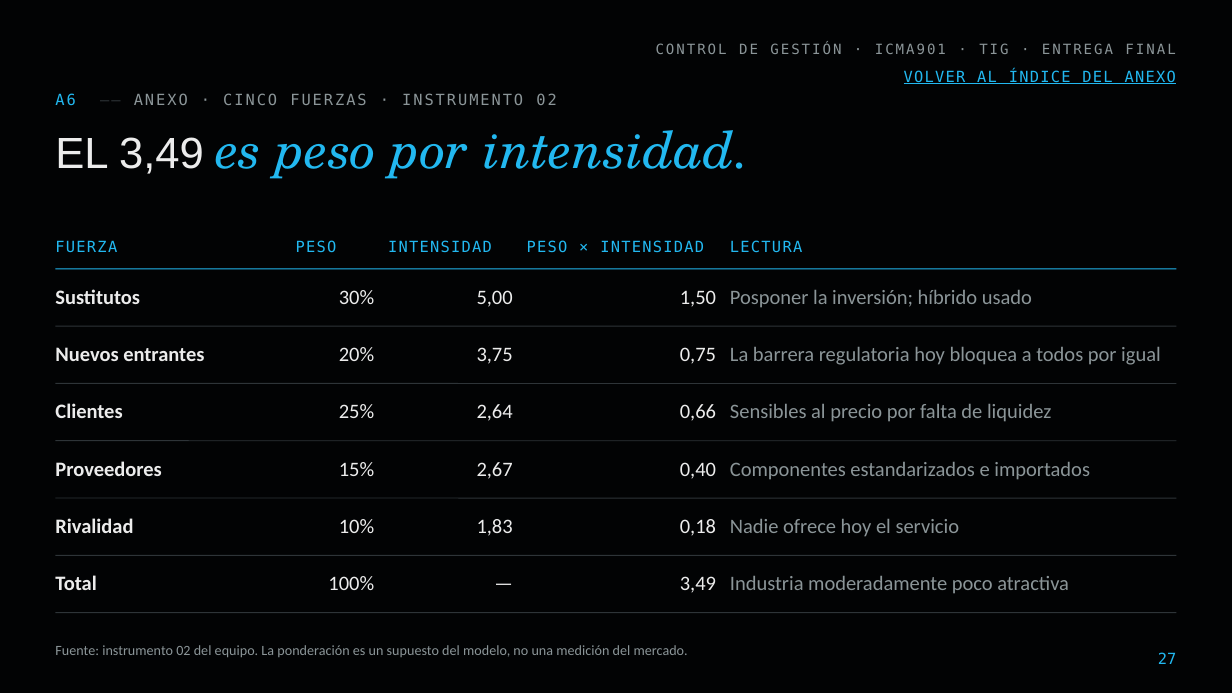
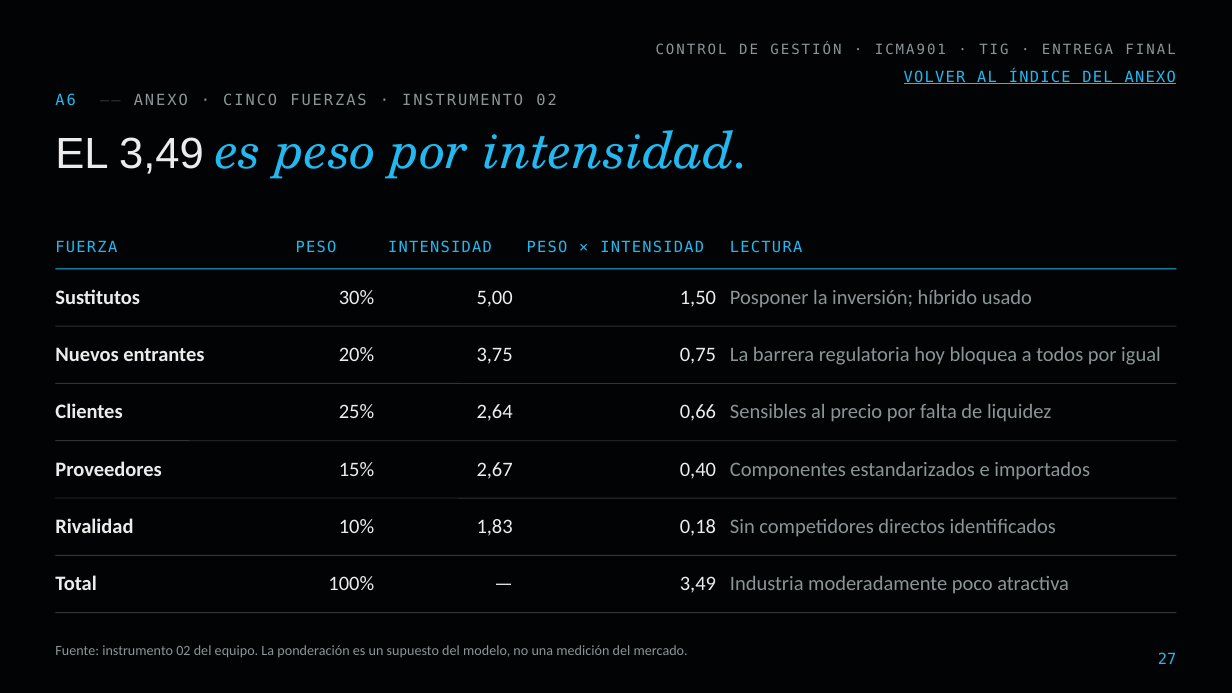
Before and after one commit to diegoaam0109-ux/lumine, a slide deck: slide 27 of tig-final/Lumine_TIG_Final_Control_de_Gestion.pptx. Drawn at 1232x693 pixels with LibreOffice and Linux fonts; fonts in the diff are those of the drawing; background and template pictures are left out. Boxes give left, top, right and bottom in pixels: in the first picture for what was removed or moved away, otherwise in the second. Text is boxed around its words. In the diff, an @@ line names an element or a change of style, - is before the commit and + after.

```diff
--- a/tig-final/Lumine_TIG_Final_Control_de_Gestion.pptx
+++ b/tig-final/Lumine_TIG_Final_Control_de_Gestion.pptx
@@ text at box(730, 519, 1056, 537): text changed @@
-Nadie ofrece hoy el servicio
+Sin competidores directos identificados
```
Also in this commit, not shown: 8 other slides changed, 13 other files.
